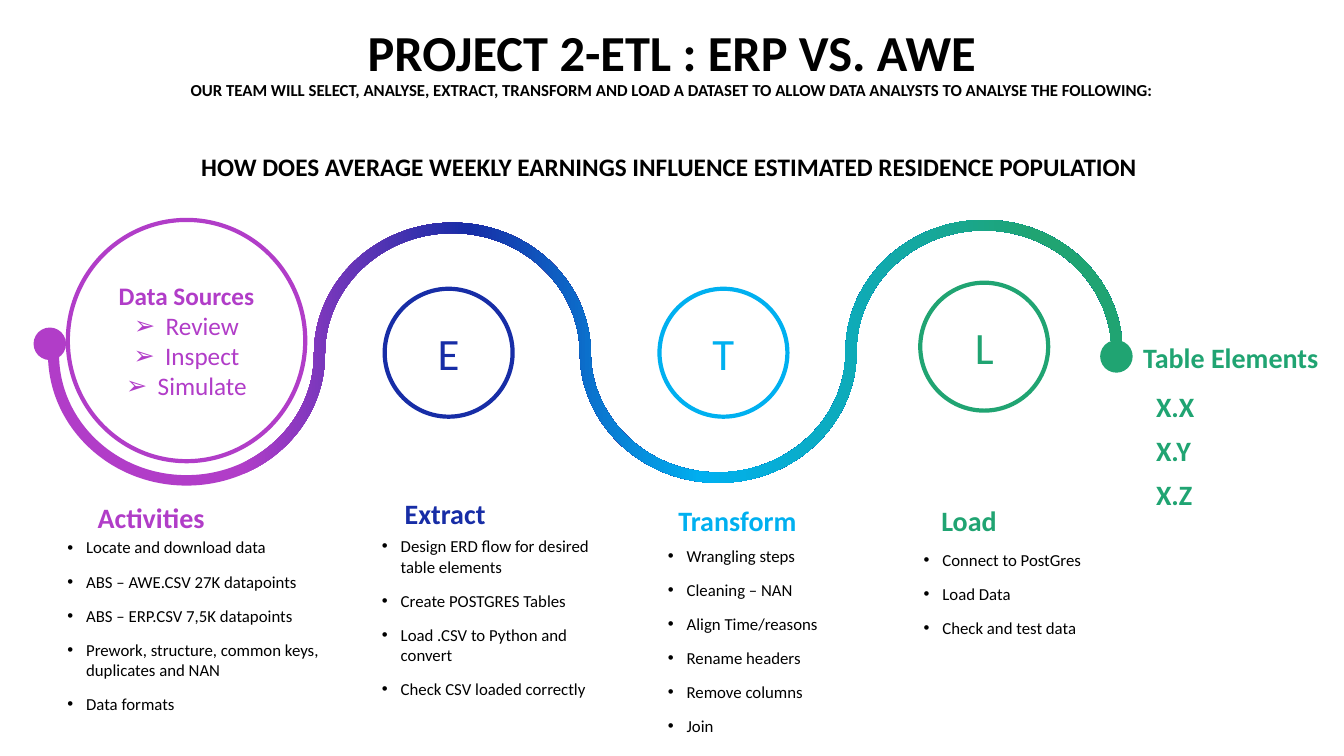
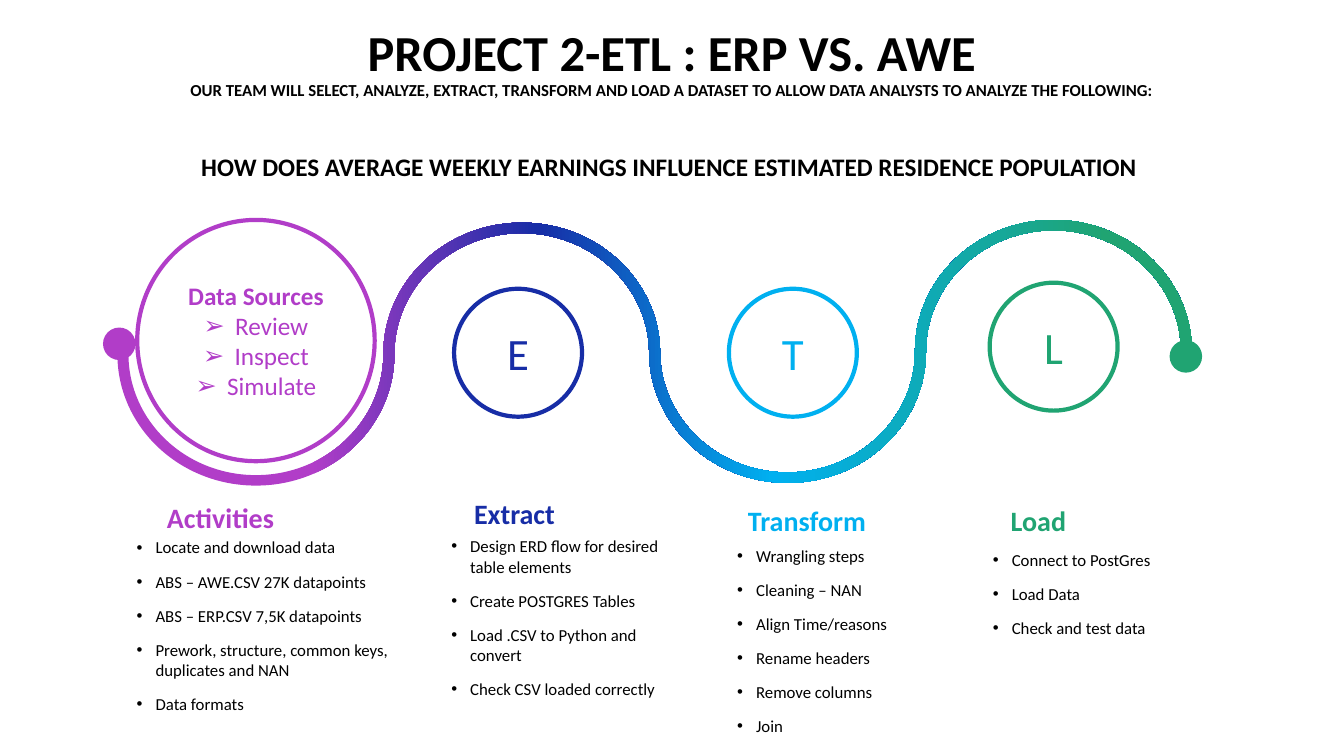
Before and after one commit to jonowood/Project_2, a slide deck: slide 1 of Project 2-ETL - ERP vs.AWE.pptx. Drawn at 1344x756 pixels with LibreOffice and Linux fonts; fonts in the diff are those of the drawing. Boxes give left, top, right and bottom in pixels: in the first picture for what was removed or moved away, otherwise in the second. Text is boxed around its words. In the diff, an @@ line names an element or a change of style, - is before the commit and + after.

```diff
--- a/Project 2-ETL - ERP vs.AWE.pptx
+++ b/Project 2-ETL - ERP vs.AWE.pptx
@@ title at bbox=[190, 38, 1152, 177]: text changed @@
-PROJECT 2-ETL : ERP VS. AWE
-OUR TEAM WILL SELECT, ANALYSE, EXTRACT, TRANSFORM AND LOAD A DATASET TO ALLOW DATA ANALYSTS TO ANALYSE THE FOLLOWING:
-HOW DOES AVERAGE WEEKLY EARNINGS INFLUENCE ESTIMATED RESIDENCE POPULATION
+PROJECT 2-ETL : ERP VS. AWE
+OUR TEAM WILL SELECT, ANALYZE, EXTRACT, TRANSFORM AND LOAD A DATASET TO ALLOW DATA ANALYSTS TO ANALYZE THE FOLLOWING:
+HOW DOES AVERAGE WEEKLY EARNINGS INFLUENCE ESTIMATED RESIDENCE POPULATION
@@ text removed at bbox=[1143, 348, 1318, 368] @@
-Table Elements
@@ 8 texts, 6 ellipses, 1 freeform shape: place and size @@
-8 texts, 6 ellipses, 1 freeform shape at bbox=[38, 220, 1129, 732]
+8 texts, 6 ellipses, 1 freeform shape at bbox=[107, 220, 1199, 732]
@@ text removed at bbox=[1156, 399, 1194, 505] @@
-X.X
-X.Y
-X.Z
```
Also in this commit, not shown: 4 slides added, 2 other files.
